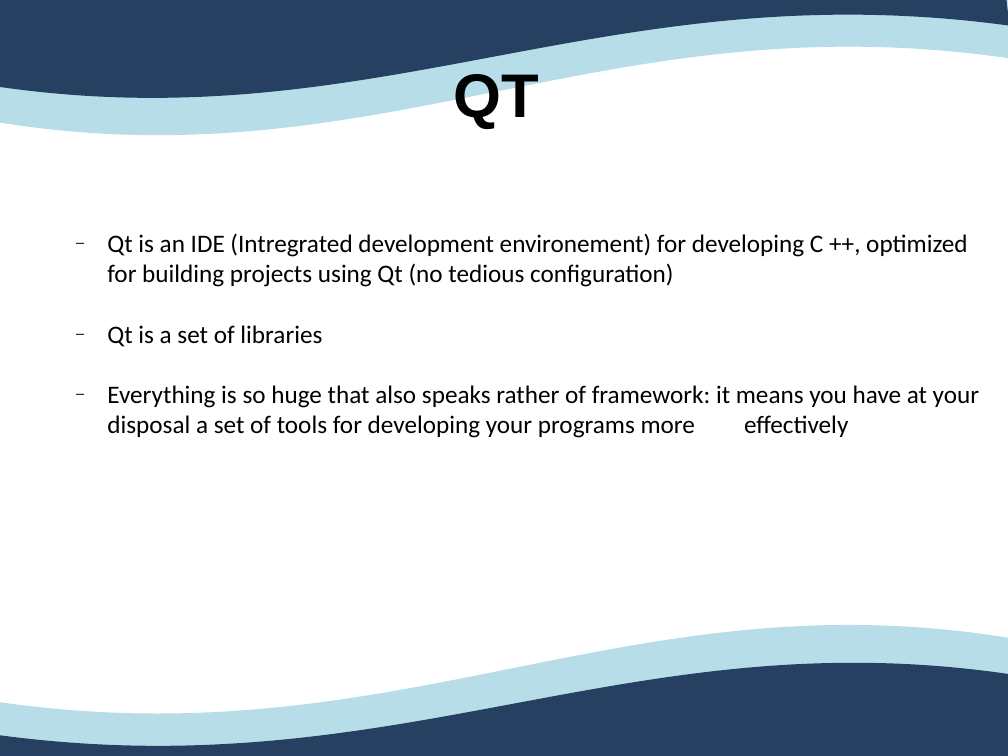
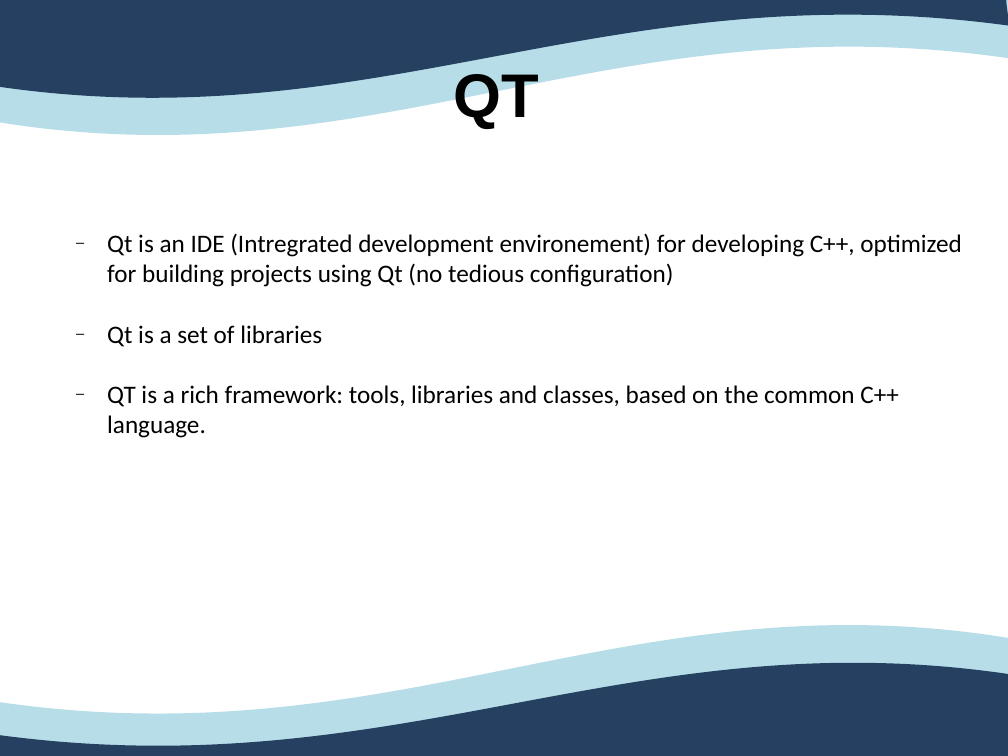
Before and after one commit to Ovan33/Immobilier, a slide deck: slide 18 of docs/Rapport/ProjetTuteureAnglais.ppt (slide 17 before the commit). Drawn at 1008x756 pixels with LibreOffice and Linux fonts; fonts in the diff are those of the drawing. Boxes give left, top, right and bottom in pixels: in the first picture for what was removed or moved away, otherwise in the second. Text is boxed around its words. In the diff, an @@ line names an element or a change of style, - is before the commit and + after.

```diff
--- a/docs/Rapport/ProjetTuteureAnglais.ppt
+++ b/docs/Rapport/ProjetTuteureAnglais.ppt
@@ freeform shape at <box>0,0,1008,98</box>: outline redrawn @@
@@ text at <box>107,233,961,287</box>: text changed @@
-  – Qt is an IDE (Intregrated development environement) for developing C ++, optimized for building projects using Qt (no tedious configuration)
+  – Qt is an IDE (Intregrated development environement) for developing C++, optimized for building projects using Qt (no tedious configuration)
@@ text at <box>107,385,899,438</box>: text changed @@
-  – Everything is so huge that also speaks rather of framework: it means you have at your disposal a set of tools for developing your programs more effectively
+  – QT is a rich framework: tools, libraries and classes, based on the common C++ language.
```
Also in this commit, not shown: 21 other slides changed, 3 slides added, 2 slides removed.
